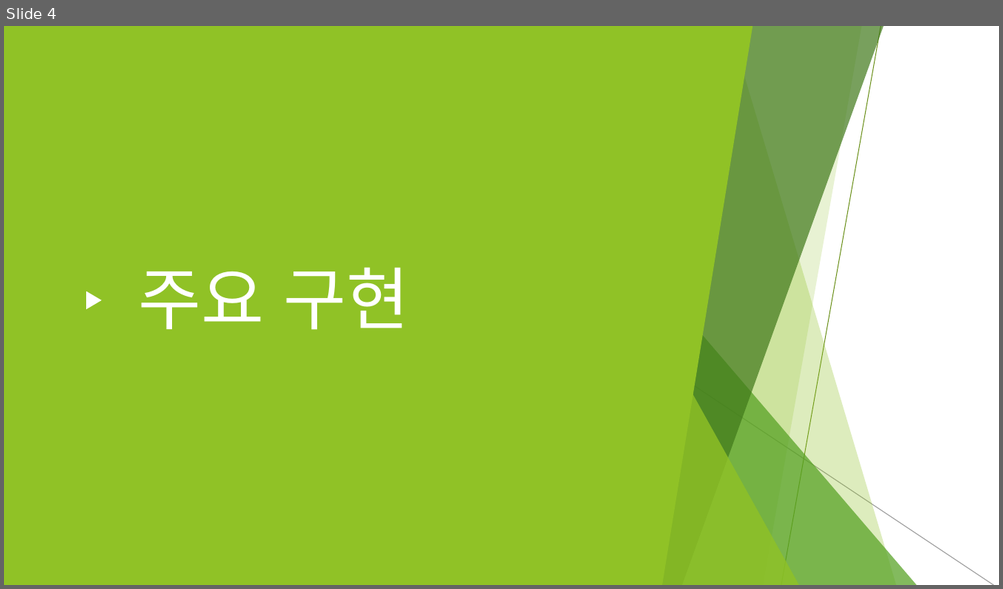
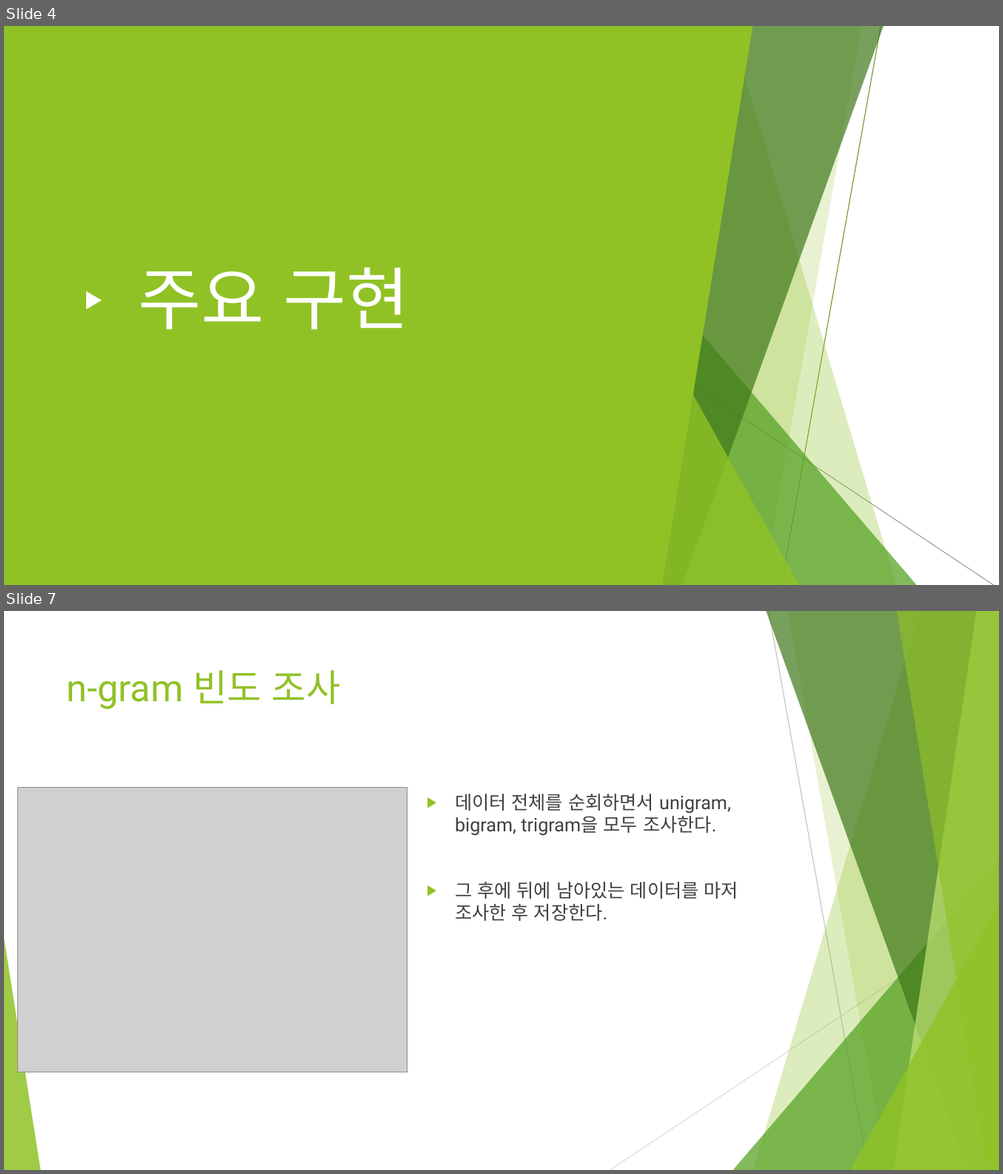
Before and after one commit to ghyeon0/BigData_Homework, a slide deck: HW4/HW4_renew/final_report.pptx. Shown one above the other, each under a label of ours: slide 4 before the commit, slides 4 and 7 after it; the slides between them are not shown. The pictures are 1003x589 and 1003x1174 pixels, drawn with LibreOffice and Linux fonts; fonts in the diff are those of the drawing; grey boxes stand for pictures. Boxes give left, top, right and bottom in pixels: in the first picture for what was removed or moved away, otherwise in the second. Text is boxed around its words. In the diff, an @@ line names an element or a change of style, - is before the commit and + after.

```diff
--- a/HW4/HW4_renew/final_report.pptx
+++ b/HW4/HW4_renew/final_report.pptx
@@ slide 7 added at bbox=[4, 611, 999, 1170], background #FFFFFF; not listed: 8 template elements that a slide beside it also shows @@
@@ line added from (768, 611) to (868, 1170), #BFBFBF 0.75 pt @@
@@ title added at bbox=[67, 670, 341, 709], 36 pt, text #90C226 @@
+n-gram 빈도 조사
@@ picture added at bbox=[17, 787, 407, 1072] @@
@@ text added at bbox=[455, 794, 738, 921], 18 pt, text #404040 @@
+▶ 데이터 전체를 순회하면서 unigram, bigram, trigram을 모두 조사한다.
+▶ 그 후에 뒤에 남아있는 데이터를 마저 조사한 후 저장한다.
@@ line added from (999, 911) to (610, 1170), #D9D9D9 0.75 pt @@
```
Also in this commit, not shown: 3 slides changed, 14 other slides added, 1 slide removed, 2 other files.
